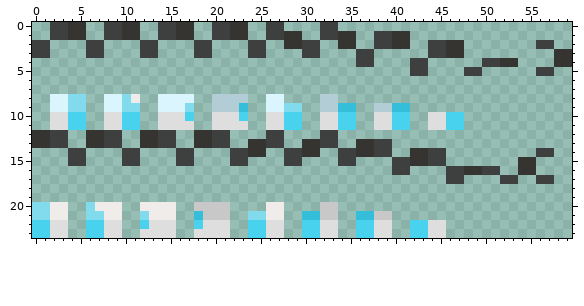
Pixel-art sprite: textures/eyes.png. Above is the file before it was changed.
The file is 60x24 pixels. Colours within 5 levels of each other are drawn and written as one.
After:
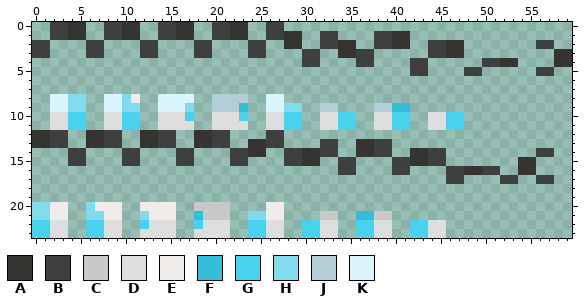
Palette (. is transparent): A #353431  B #3e3f3f  C #c8c8c8  D #dedede  E #f0ece9  F #34bed9  G #48d2ed  H #81dbed  J #b2cdd5  K #daf5fd
Difference:
@@ x 28..37 @@
- 0 ....BB....
- 1 AA..BBAA..
- 2 AABB..AA..
- 3 ..BB....BB
- 4 ........BB
+ 0 ..........
+ 1 AA..BB....
+ 2 AA..BBAA..
+ 3 ..BB..AABB
+ 4 ..BB....BB
  5 ..........
@@ x 28..37 @@
  7 ..........
- 8 ....JJ....
- 9 HH..JJFF..
+ 8 ..........
+ 9 HH..JJ....
 10 GG..DDGG..
 11 GG..DDGG..
-12 ....BB....
-13 ..AABB..AA
-14 BBAA..BBAA
-15 BB....BB..
-16 ..........
+12 ..........
+13 ....BB..AA
+14 BBAABB..AA
+15 BBAA..BB..
+16 ......BB..
 17 ..........
@@ x 28..35 @@
 19 ........
-20 ....CC..
-21 ..FFCC..
+20 ........
+21 ....CC..
 22 ..GGDD..
